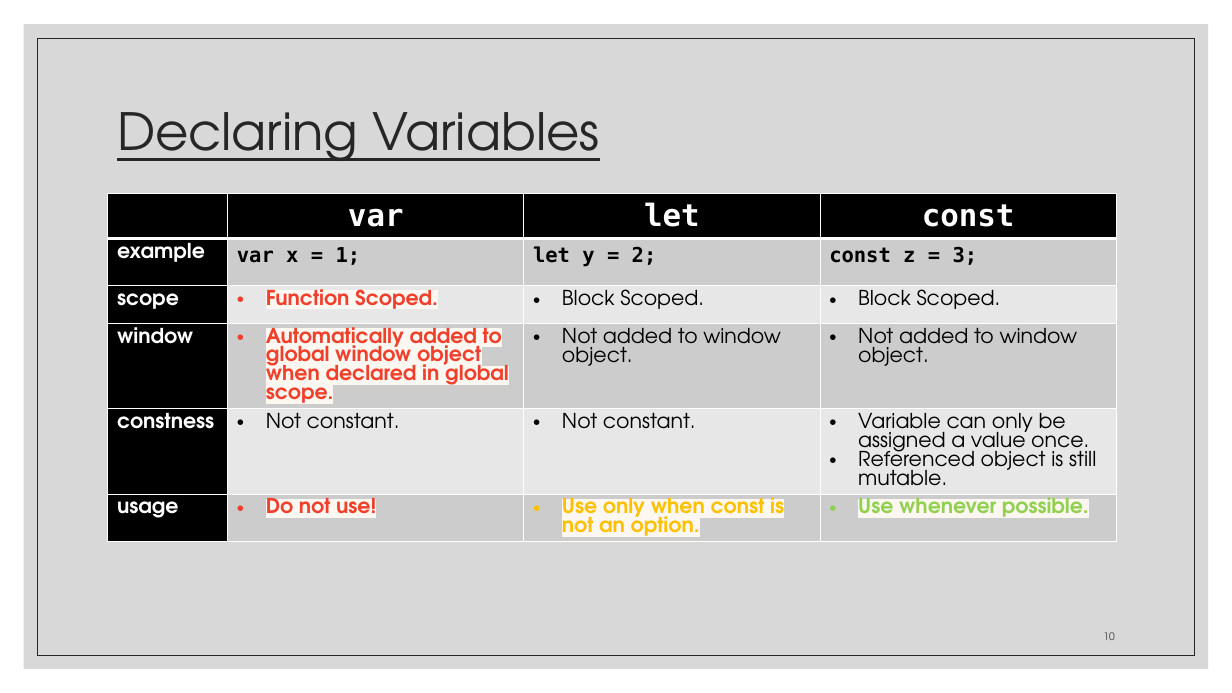
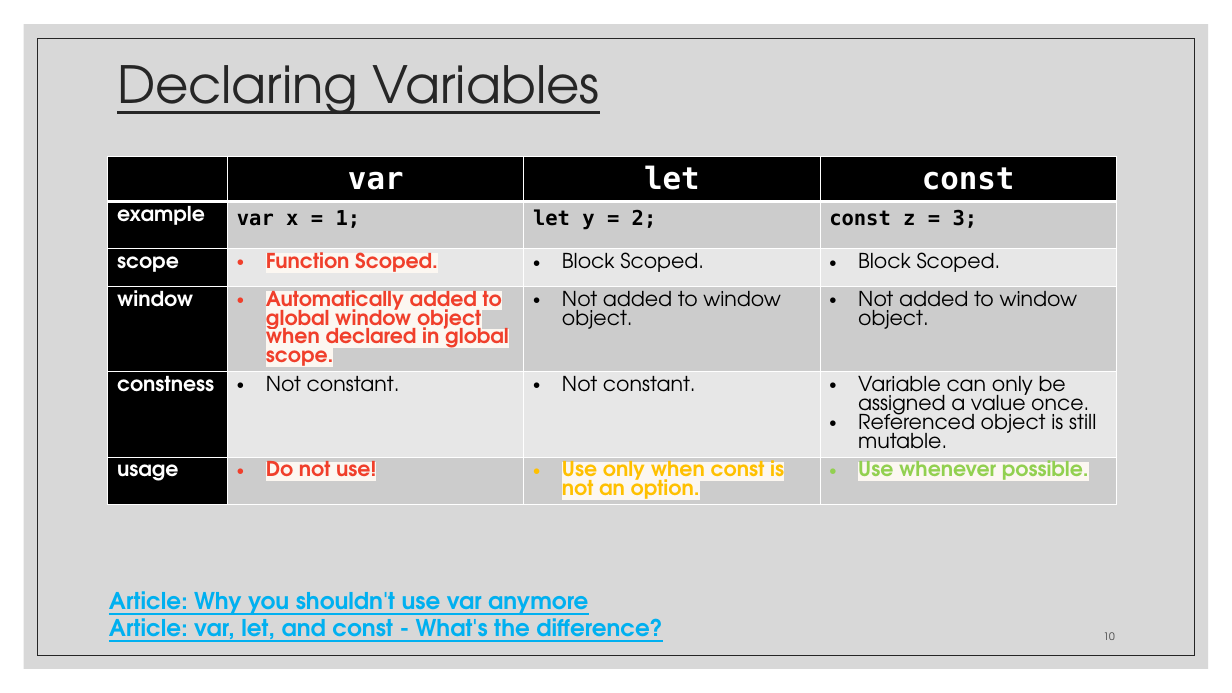
Before and after one commit to zackstotts/base-node-curriculum, a slide deck: slide 10 of unit_00/html_review/04 JavaScript.pptx. Drawn at 1232x693 pixels with LibreOffice and Linux fonts; fonts in the diff are those of the drawing. Boxes give left, top, right and bottom in pixels: in the first picture for what was removed or moved away, otherwise in the second. Text is boxed around its words. In the diff, an @@ line names an element or a change of style, - is before the commit and + after.

Commit message:
Adding links to articles on const and let

```diff
--- a/unit_00/html_review/04 JavaScript.pptx
+++ b/unit_00/html_review/04 JavaScript.pptx
@@ title "Declaring Variables": place and size @@
-title "Declaring Variables" at (117, 112, 600, 161)
+title "Declaring Variables" at (117, 65, 600, 114)
@@ table: place and size @@
-table at (108, 193, 1118, 610)
+table at (108, 156, 1118, 573)
@@ text added at (109, 591, 663, 642), 18 pt, text #00B0F0, bold, underline @@
+Article: Why you shouldn't use var anymore
+Article: var, let, and const - What's the difference?
```
